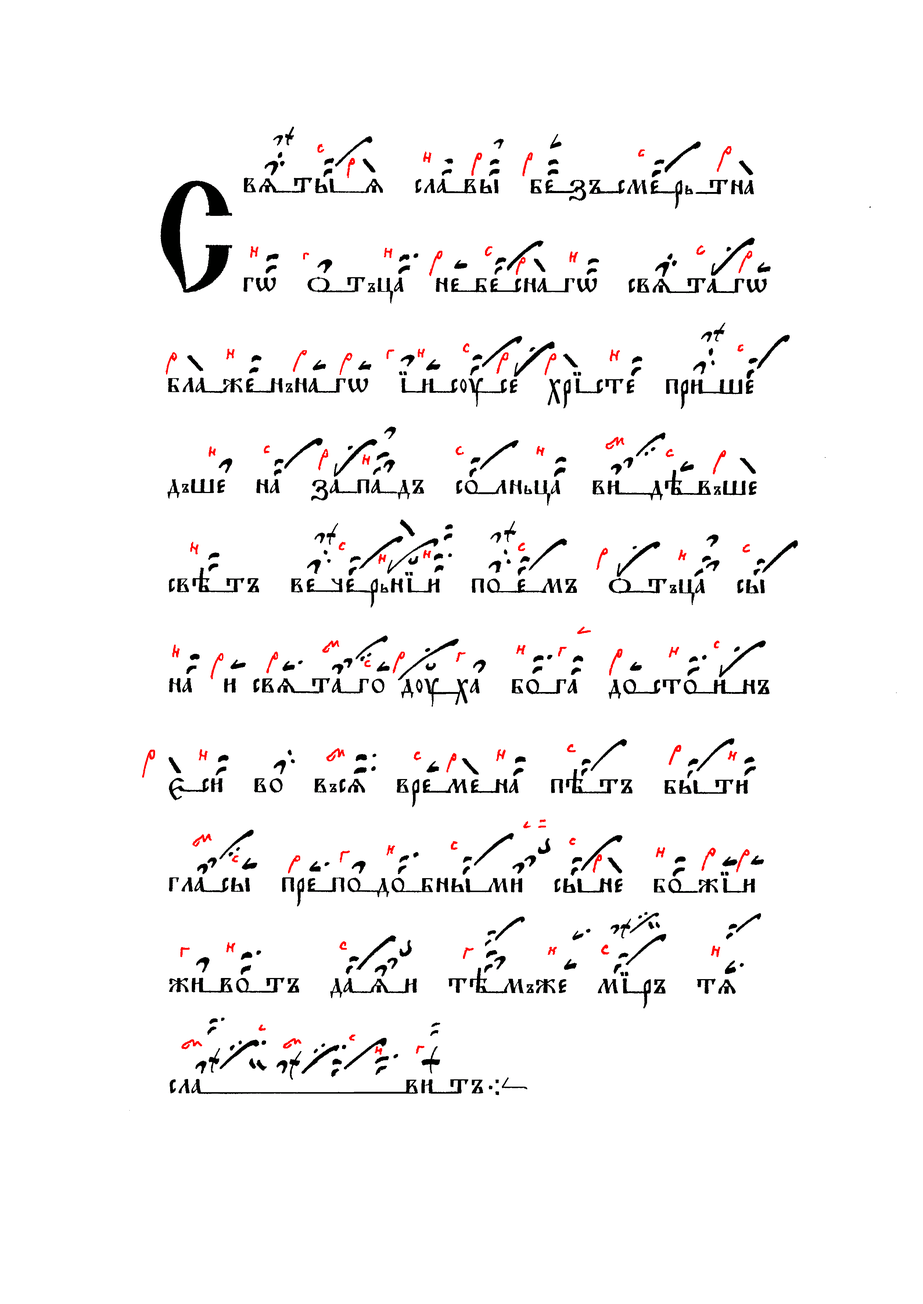
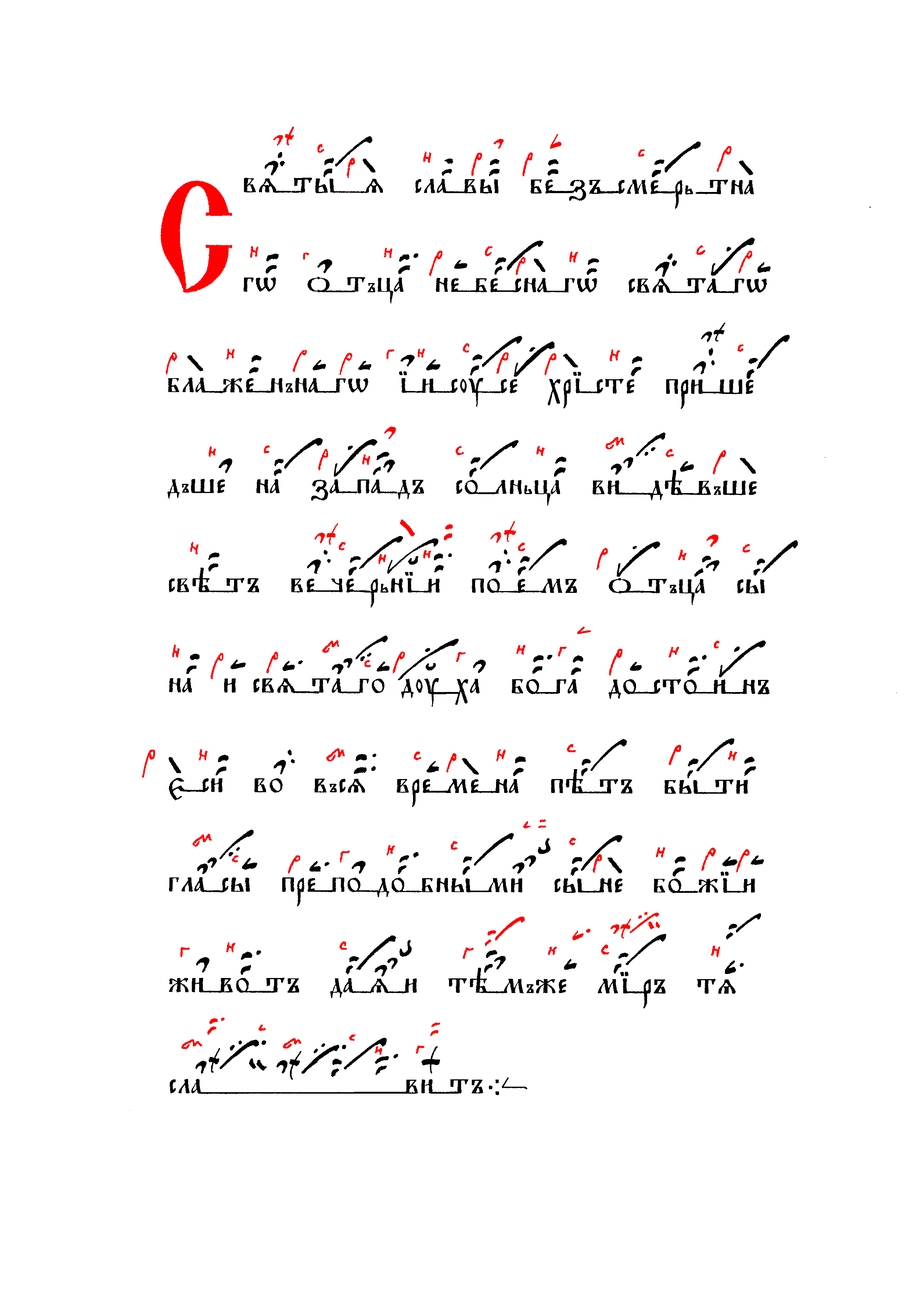
Comparing the layer stacks of the two 923 × 1304 images. Changes:
painted on "Червила" over [160, 126, 719, 1037]
painted on "Чернила" over [160, 126, 719, 1037]
